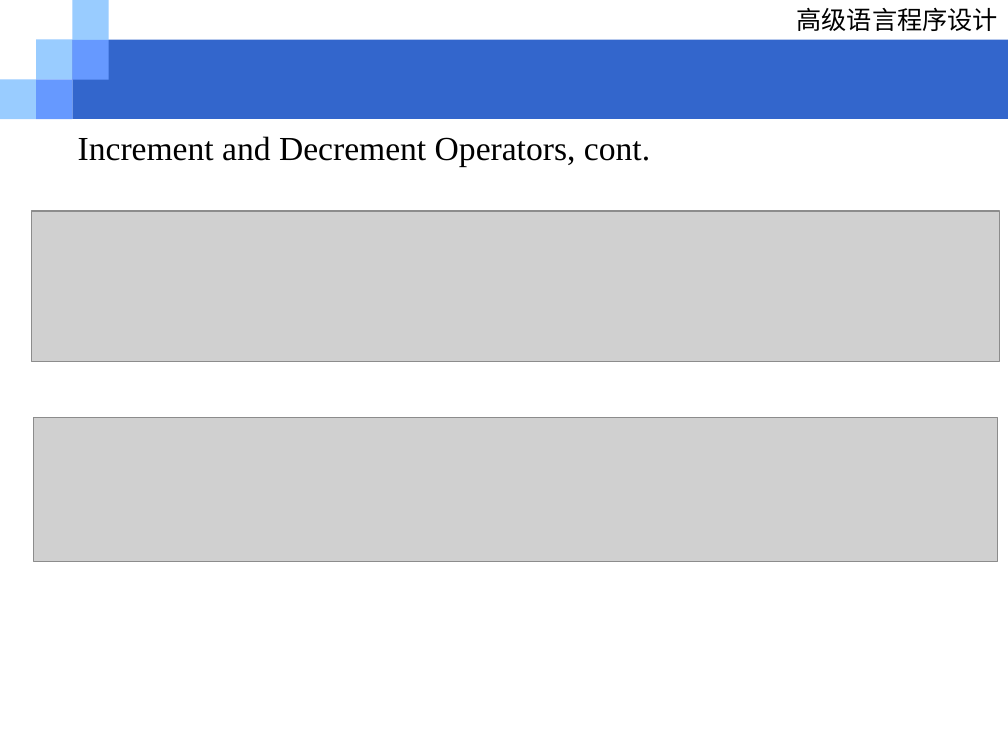
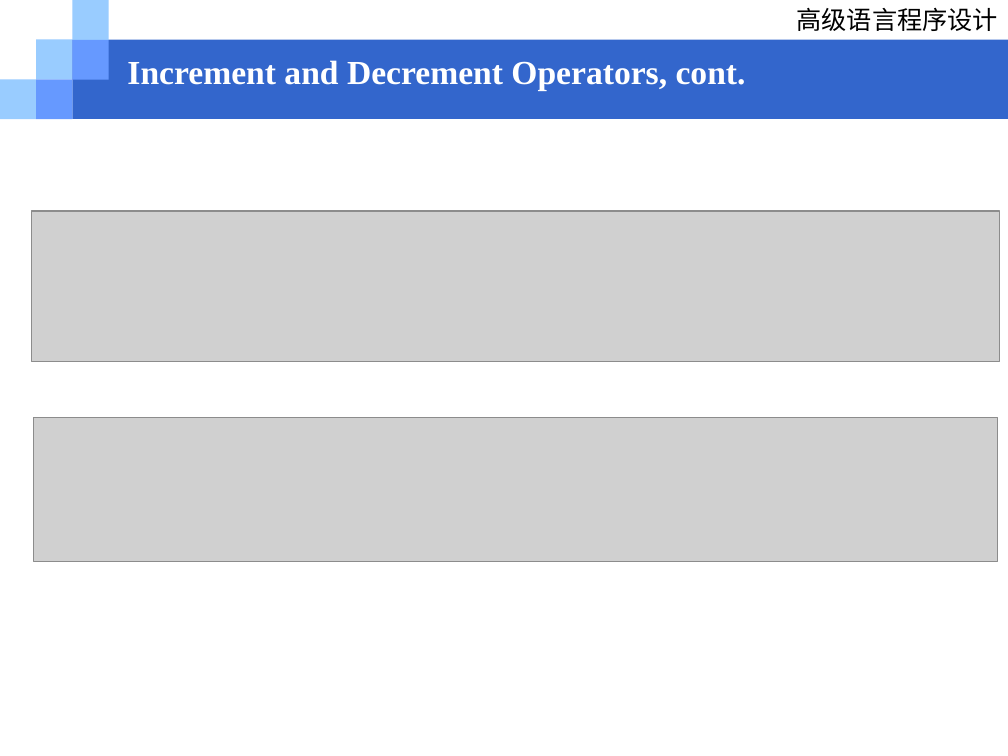
Before and after one commit to Love-Archetto/Tju-WA-Resources, a slide deck: slide 28 of 学术相关/程序设计/02_基础知识_发布版.ppt. Drawn at 1008x756 pixels with LibreOffice and Linux fonts; fonts in the diff are those of the drawing; grey boxes stand for pictures; background and template pictures are left out. Boxes give left, top, right and bottom in pixels: in the first picture for what was removed or moved away, otherwise in the second. Text is boxed around its words. In the diff, an @@ line names an element or a change of style, - is before the commit and + after.

```diff
--- a/学术相关/程序设计/02_基础知识_发布版.ppt
+++ b/学术相关/程序设计/02_基础知识_发布版.ppt
@@ text "Increment and Decrement Operators, cont.": place and size @@
-text "Increment and Decrement Operators, cont." at bbox=[78, 136, 650, 166]
+text "Increment and Decrement Operators, cont." at bbox=[127, 60, 746, 91]
@@ text "Increment and Decrement Operators, cont." at bbox=[127, 60, 746, 91]: text colour #000000 to #FFFFFF, bold on @@
```
Also in this commit, not shown: 10 other slides changed, 7 slides added, 1 other file.
